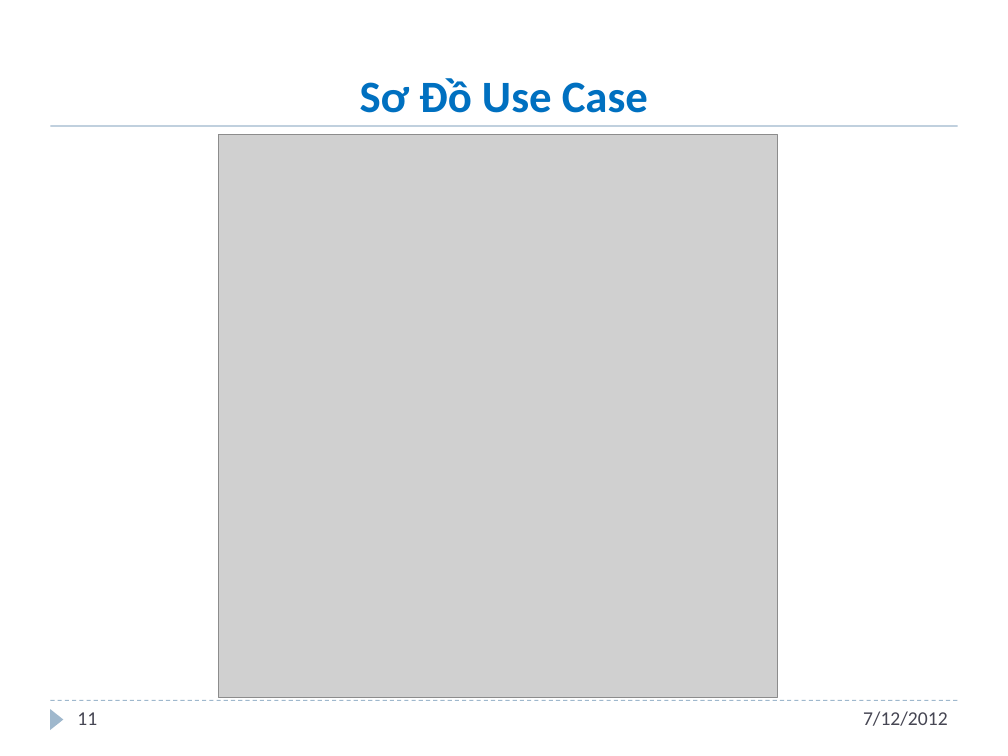
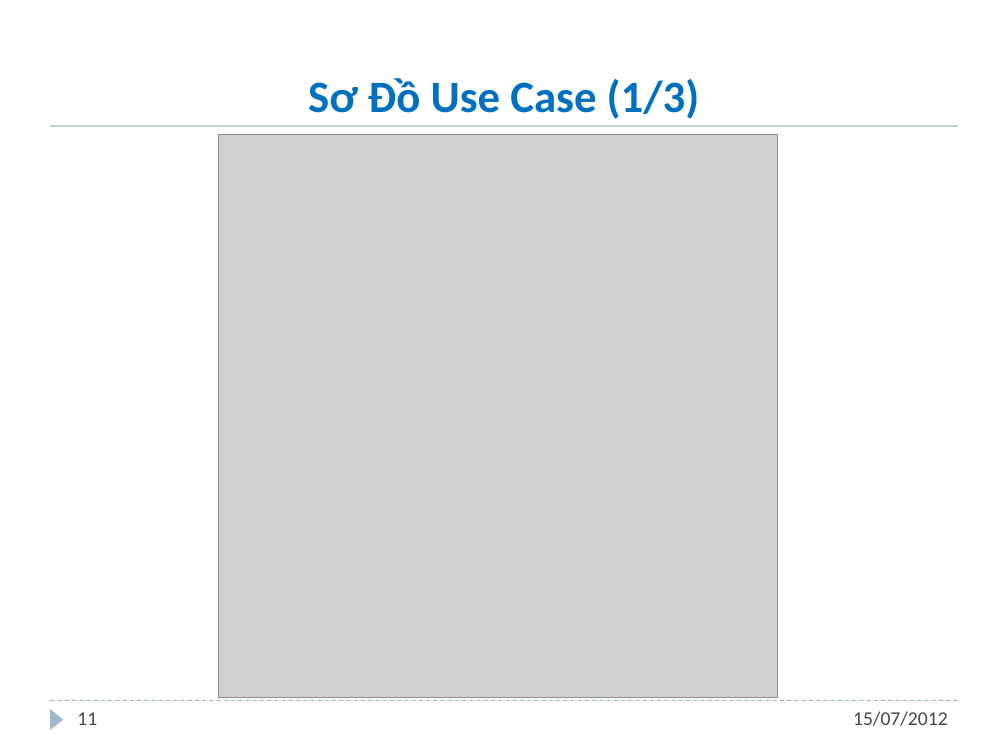
Before and after one commit to andungtra/he-thong-quan-ly-tuong-tac, a slide deck: slide 11 of Report/ppt/Presentation.pptx. Drawn at 1008x756 pixels with LibreOffice and Linux fonts; fonts in the diff are those of the drawing; grey boxes stand for pictures; background and template pictures are left out. Boxes give left, top, right and bottom in pixels: in the first picture for what was removed or moved away, otherwise in the second. Text is boxed around its words. In the diff, an @@ line names an element or a change of style, - is before the commit and + after.

```diff
--- a/Report/ppt/Presentation.pptx
+++ b/Report/ppt/Presentation.pptx
@@ title at bbox=[308, 78, 700, 119]: text changed @@
-Sơ Đồ Use Case
+Sơ Đồ Use Case (1/3)
@@ text at bbox=[853, 711, 948, 726]: text changed @@
-7/12/2012
+15/07/2012
```
Also in this commit, not shown: 43 other slides changed, 2 slides added, 1 other file.
